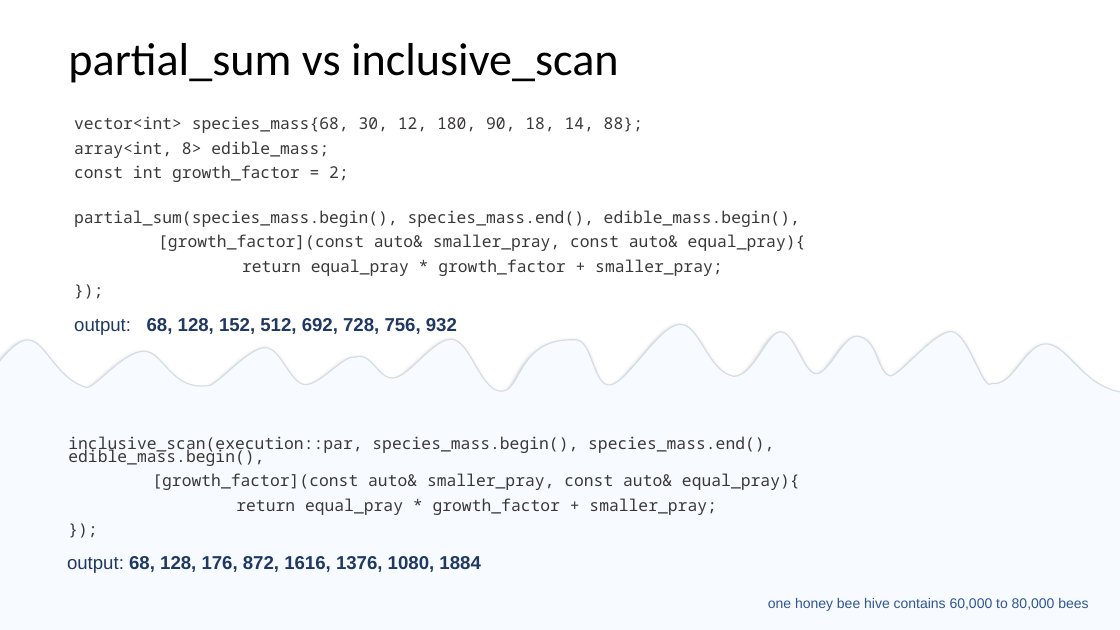
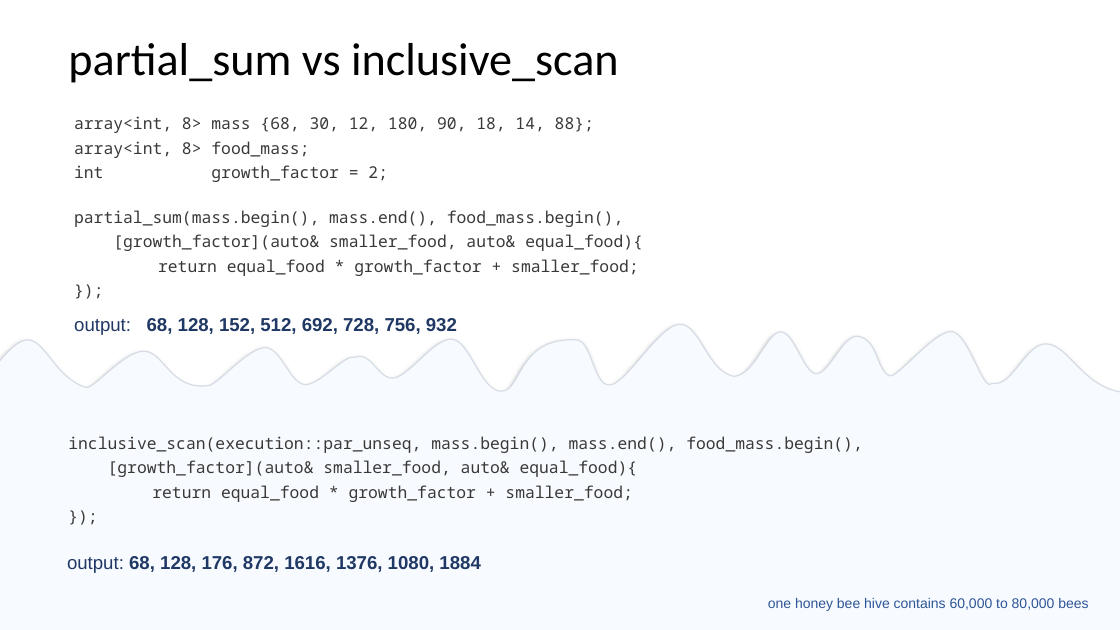
Before and after one commit to EmptySquareBubble/StoriesFromAParallelUniverse-, a slide deck: slide 21 of stories_from_a_paralel_universe.pptx. Drawn at 1120x630 pixels with LibreOffice and Linux fonts; fonts in the diff are those of the drawing. Boxes give left, top, right and bottom in pixels: in the first picture for what was removed or moved away, otherwise in the second. Text is boxed around its words. In the diff, an @@ line names an element or a change of style, - is before the commit and + after.

Commit message:
connect inclusive/exclusive scan examples

```diff
--- a/stories_from_a_paralel_universe.pptx
+++ b/stories_from_a_paralel_universe.pptx
@@ text at box(74, 116, 594, 182): text changed @@
-vector<int> species_mass{68, 30, 12, 180, 90, 18, 14, 88};
-array<int, 8> edible_mass;
-const int growth_factor = 2;
+array<int, 8> mass {68, 30, 12, 180, 90, 18, 14, 88};
+array<int, 8> food_mass;
+int growth_factor = 2;
@@ text at box(74, 210, 643, 276): text changed @@
-partial_sum(species_mass.begin(), species_mass.end(), edible_mass.begin(),
-[growth_factor](const auto& smaller_pray, const auto& equal_pray){
-return equal_pray * growth_factor + smaller_pray;
+partial_sum(mass.begin(), mass.end(), food_mass.begin(),
+[growth_factor](auto& smaller_food, auto& equal_food){
+return equal_food * growth_factor + smaller_food;
@@ text at box(68, 436, 863, 502): text changed @@
-inclusive_scan(execution::par, species_mass.begin(), species_mass.end(), edible_mass.begin(),
-[growth_factor](const auto& smaller_pray, const auto& equal_pray){
-return equal_pray * growth_factor + smaller_pray;
+inclusive_scan(execution::par_unseq, mass.begin(), mass.end(), food_mass.begin(),
+[growth_factor](auto& smaller_food, auto& equal_food){
+return equal_food * growth_factor + smaller_food;
```
Also in this commit, not shown: 13 other slides changed, 4 slides added, 1 slide removed, 2 other files.
